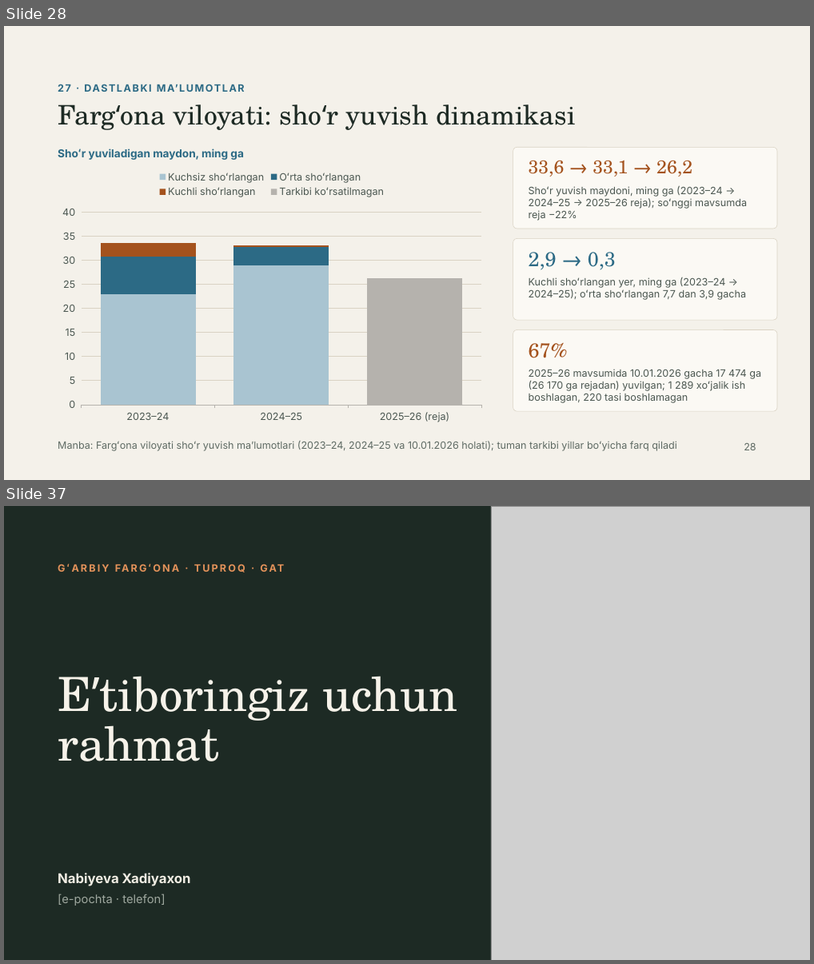
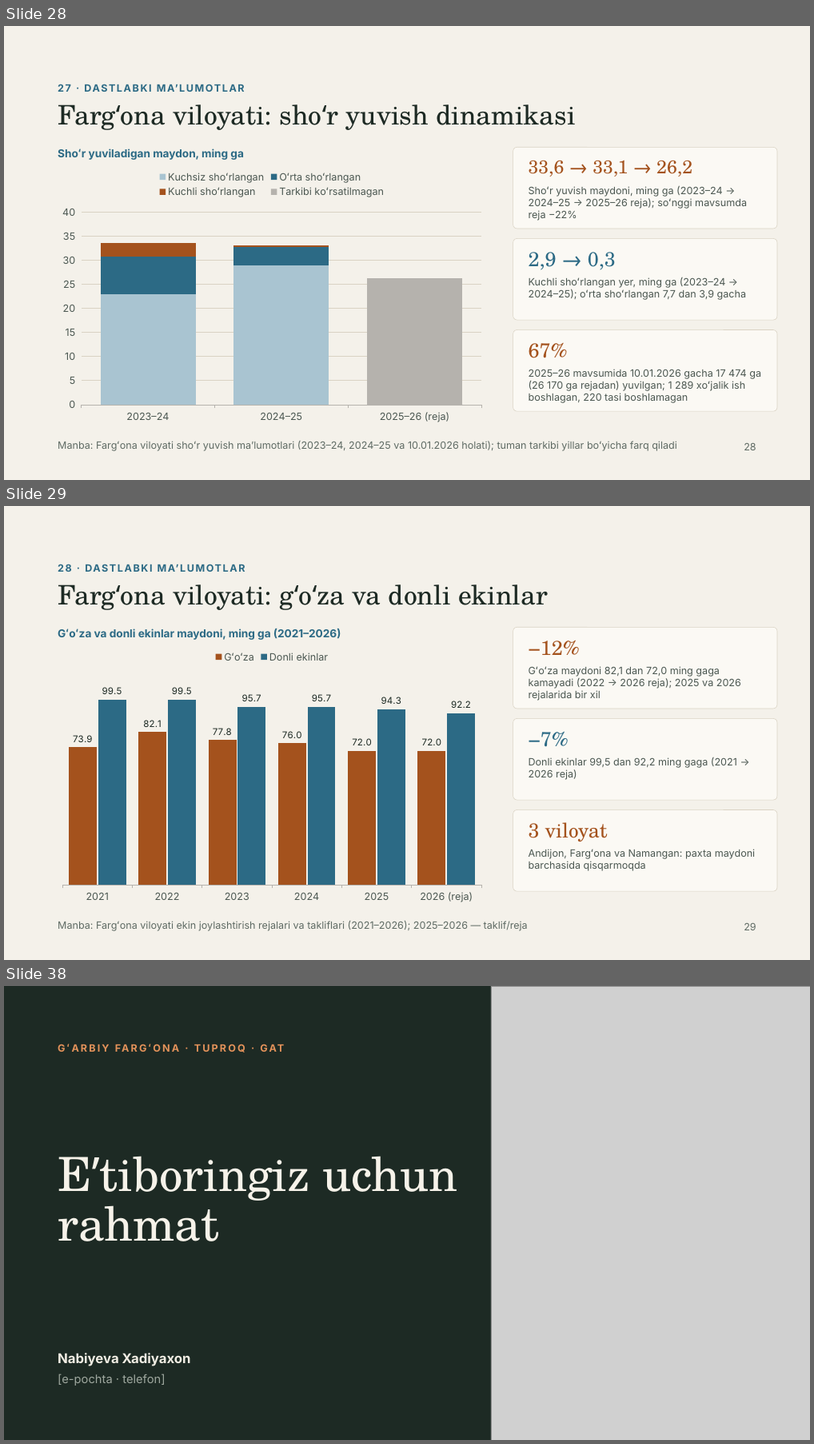
Before and after one commit to Rasuljon007/mirzohid-loyiha, a slide deck: Garbiy_Farg_ona_tuproqlari_GAT_asosida_bashoratlash.pptx. Shown one above the other, each under a label of ours: slides 28 and 37 before the commit, slides 28, 29 and 38 after it; the slides between them are not shown. The pictures are 814x964 and 814x1444 pixels, drawn with LibreOffice and Linux fonts; fonts in the diff are those of the drawing; grey boxes stand for pictures. Boxes give left, top, right and bottom in pixels: in the first picture for what was removed or moved away, otherwise in the second. Text is boxed around its words. In the diff, an @@ line names an element or a change of style, - is before the commit and + after.

```diff
--- a/Garbiy_Farg_ona_tuproqlari_GAT_asosida_bashoratlash.pptx
+++ b/Garbiy_Farg_ona_tuproqlari_GAT_asosida_bashoratlash.pptx
@@ slide 29 added at box(4, 506, 810, 960), background #F4F1EA @@
@@ text added at box(58, 560, 778, 576), 12 pt, text #2C6A85, bold @@
+28 · DASTLABKI MAʼLUMOTLAR
@@ title added at box(173, 584, 548, 610), 32 pt, text #1D2A24 @@
+Fargʻona viloyati: gʻoʻza va donli ekinlar
@@ column chart added at box(54, 644, 490, 908) @@
+categories: 2021, 2022, 2023, 2024, 2025, 2026 (reja)
+Gʻoʻza: 73.9, 82.1, 77.8, 76, 72, 72
+Donli ekinlar: 99.5, 99.5, 95.7, 95.7, 94.3, 92.2
@@ text added at box(58, 628, 341, 640), 13 pt, text #2C6A85, bold @@
+Gʻoʻza va donli ekinlar maydoni, ming ga (2021–2026)
@@ rounded rectangle added at box(514, 627, 778, 708), fill #FBF9F4, outline #D9D2C3 0.5 pt @@
@@ text added at box(529, 640, 580, 655), 24 pt, text #A4521D @@
+−12%
@@ text added at box(529, 666, 742, 700), 12 pt, text #4C5852 @@
+Gʻoʻza maydoni 82,1 dan 72,0 ming gaga kamayadi (2022 → 2026 reja); 2025 va 2026 rejalarida bir xil
@@ rounded rectangle added at box(514, 718, 778, 800), fill #FBF9F4, outline #D9D2C3 0.5 pt @@
@@ text added at box(529, 731, 569, 747), 24 pt, text #2C6A85 @@
+−7%
@@ text added at box(529, 757, 738, 780), 12 pt, text #4C5852 @@
+Donli ekinlar 99,5 dan 92,2 ming gaga (2021 → 2026 reja)
@@ rounded rectangle added at box(514, 810, 778, 892), fill #FBF9F4, outline #D9D2C3 0.5 pt @@
@@ text added at box(529, 822, 608, 841), 24 pt, text #A4521D @@
+3 viloyat
@@ text added at box(529, 848, 755, 871), 12 pt, text #4C5852 @@
+Andijon, Fargʻona va Namangan: paxta maydoni barchasida qisqarmoqda
@@ text added at box(58, 920, 528, 931), 12 pt, text #5F6B64 @@
+Manba: Fargʻona viloyati ekin joylashtirish rejalari va takliflari (2021–2026); 2025–2026 — taklif/reja
@@ text added at box(744, 923, 756, 930), 12 pt, text #5F6B64 @@
+29
@@ what was slide 37 is now slide 38 @@
```
Also in this commit, not shown: 8 slides changed.
